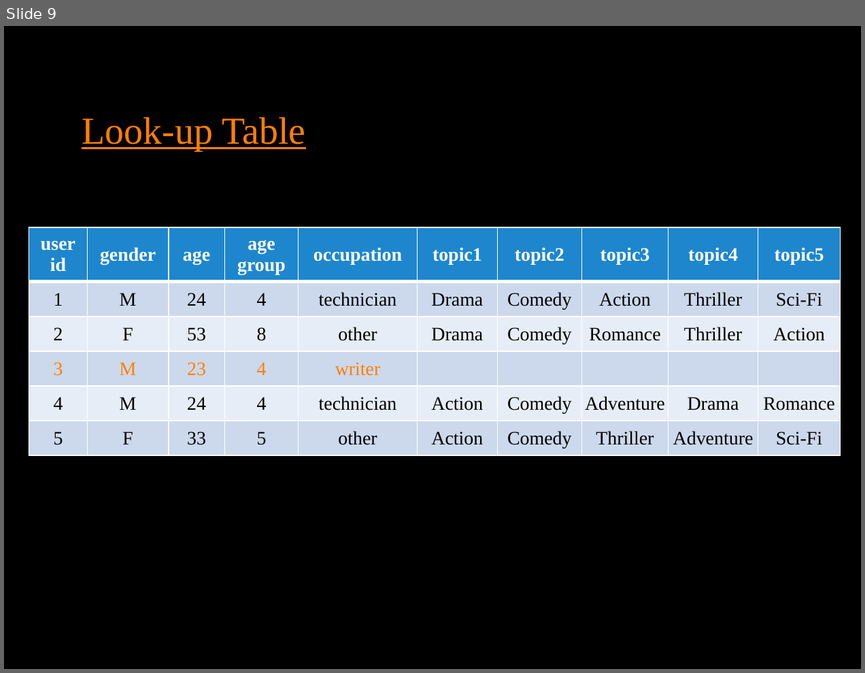
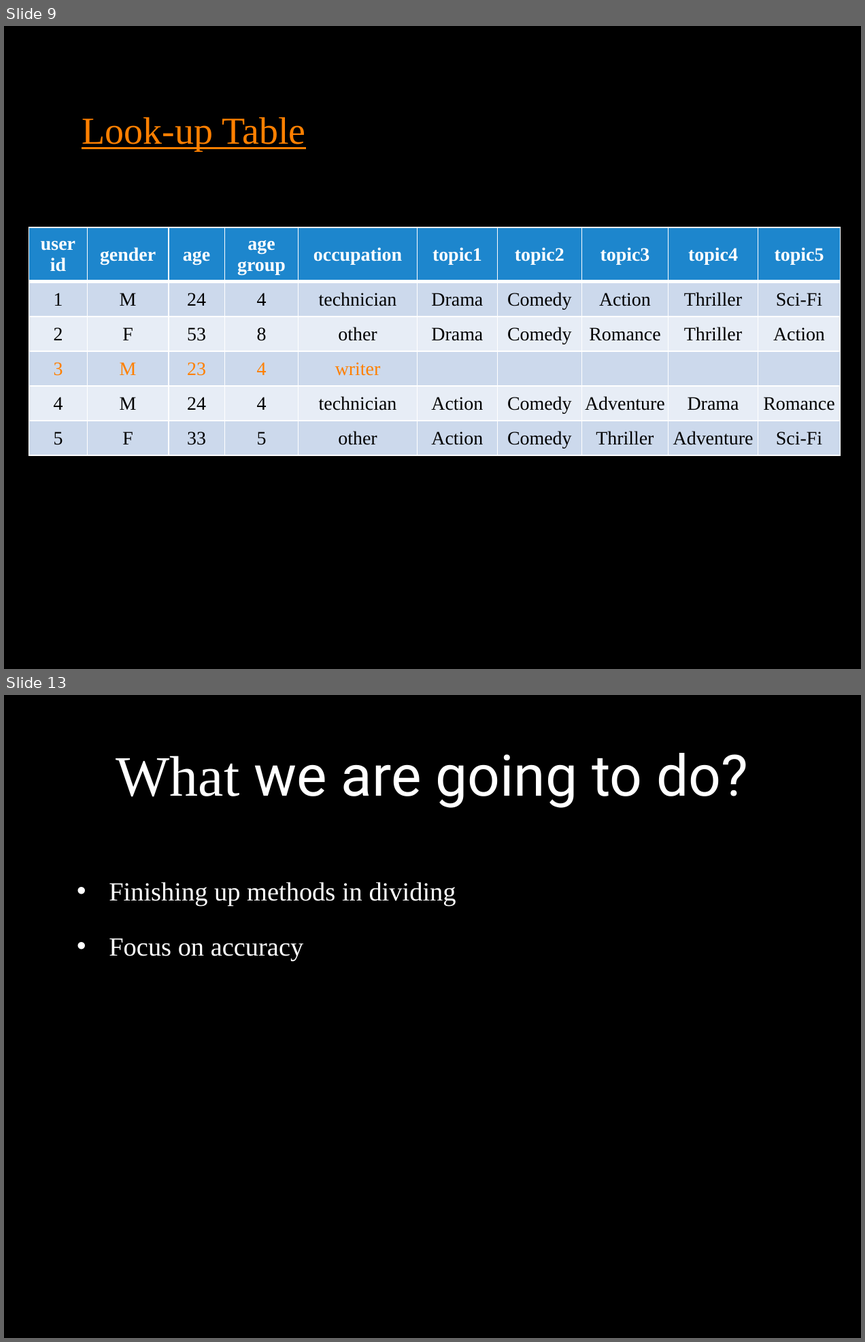
Before and after one commit to Stat628-Project2/project2, a slide deck: pre3.pptx. Shown one above the other, each under a label of ours: slide 9 before the commit, slides 9 and 13 after it; the slides between them are not shown. The pictures are 865x673 and 865x1342 pixels, drawn with LibreOffice and Linux fonts; fonts in the diff are those of the drawing; background and template pictures are left out. Boxes give left, top, right and bottom in pixels: in the first picture for what was removed or moved away, otherwise in the second. Text is boxed around its words. In the diff, an @@ line names an element or a change of style, - is before the commit and + after.

```diff
--- a/pre3.pptx
+++ b/pre3.pptx
@@ slide 13 added at [4, 695, 861, 1338], background picture (left out) @@
@@ title added at [116, 753, 749, 808], 48 pt, text #FFFFFF @@
+What we are going to do?
@@ text added at [109, 882, 456, 961], 22 pt, text #FFFFFF @@
+• Finishing up methods in dividing
+• Focus on accuracy
```
Also in this commit, not shown: 3 other slides added.
